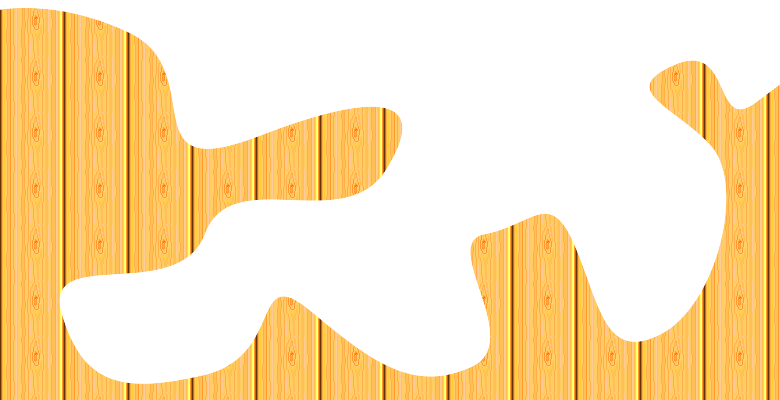
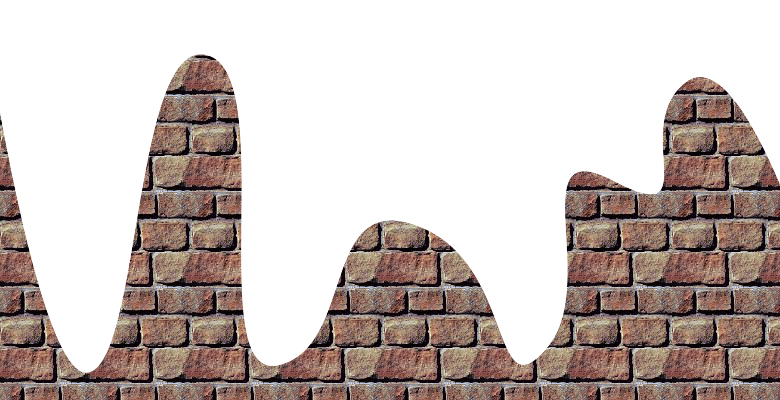
Layered file, before and after one edit (780x400). Changes by layer:
painted on "curve" over 0, 8, 780, 400
